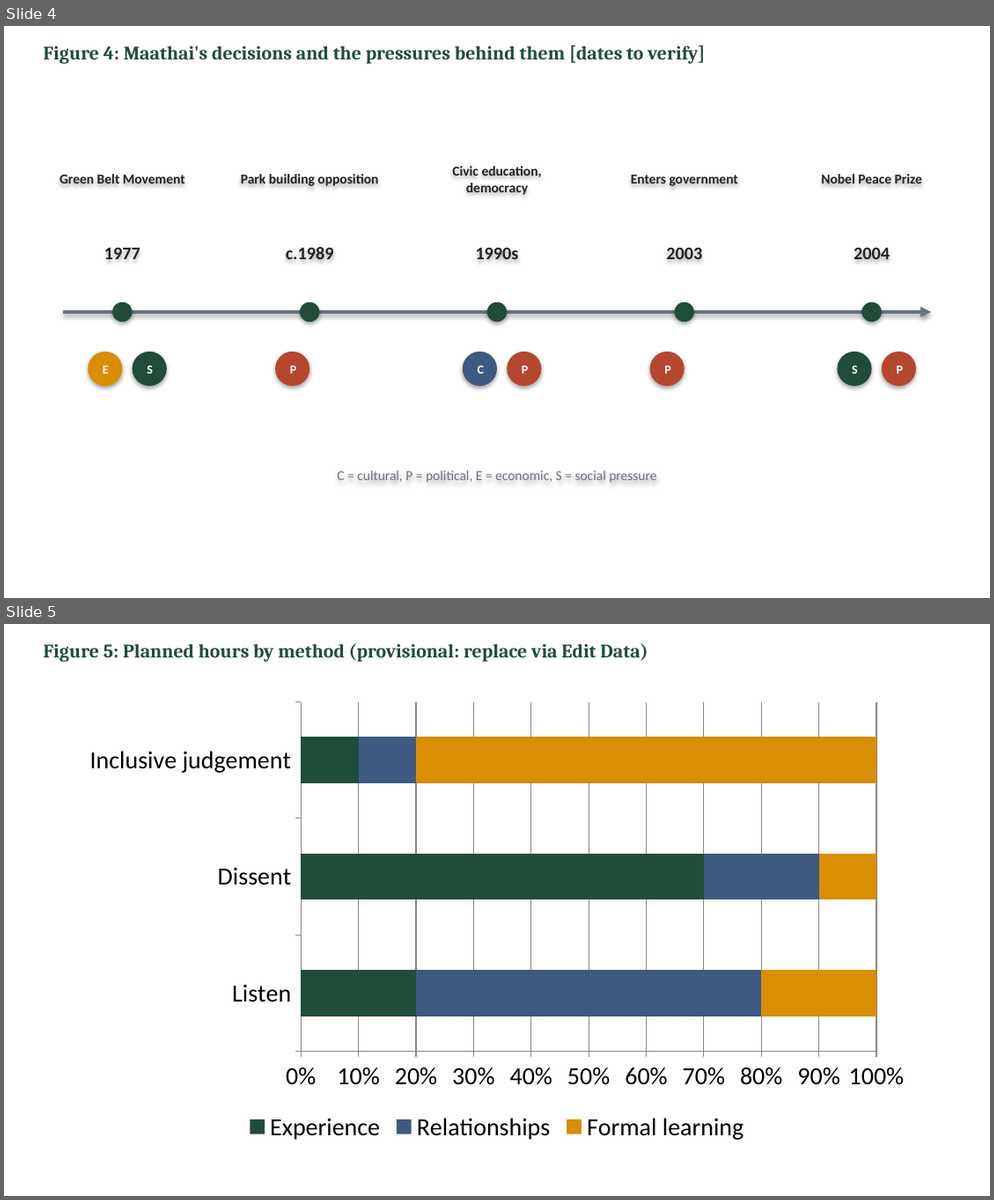
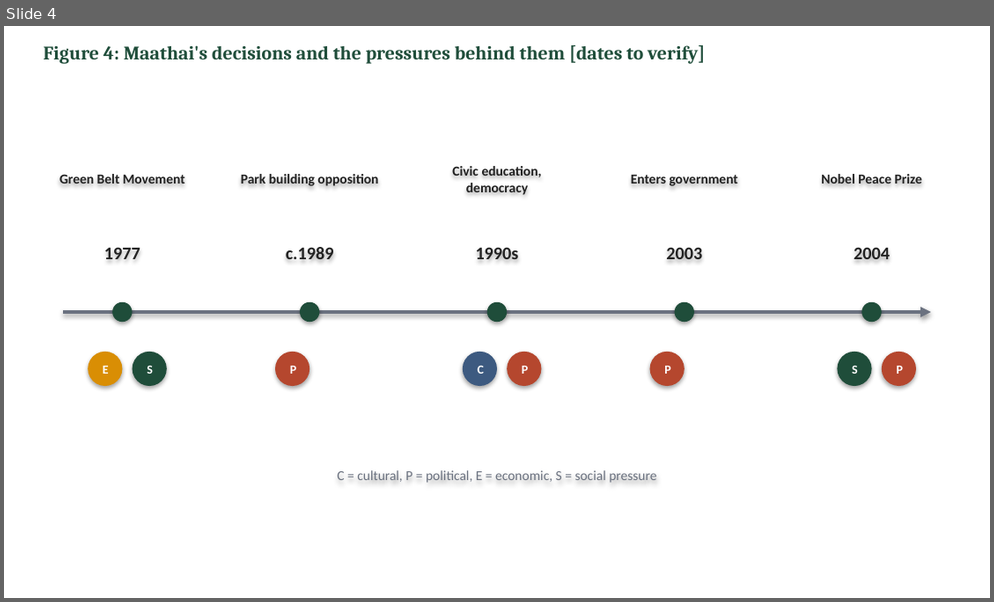
Before and after one commit to karanrg22-svg/skill, a slide deck: final/Report2_Adaptive_Challenge_Maathai_Figures.pptx. Shown one above the other, each under a label of ours: slides 4 and 5 before the commit, slide 4 after it. The pictures are 994x1200 and 994x602 pixels, drawn with LibreOffice and Linux fonts; fonts in the diff are those of the drawing. Boxes give left, top, right and bottom in pixels: in the first picture for what was removed or moved away, otherwise in the second. Text is boxed around its words. In the diff, an @@ line names an element or a change of style, - is before the commit and + after.

```diff
--- a/final/Report2_Adaptive_Challenge_Maathai_Figures.pptx
+++ b/final/Report2_Adaptive_Challenge_Maathai_Figures.pptx
@@ slide 5 removed at <box>4,624,990,1196</box>, background #FFFFFF @@
@@ text removed at <box>44,643,647,662</box> @@
-Figure 5: Planned hours by method (provisional: replace via Edit Data)
@@ bar stacked 100% chart removed at <box>73,693,921,1147</box> @@
-categories: Listen, Dissent, Inclusive judgement
-Experience: 20, 70, 10
-Relationships: 60, 20, 10
-Formal learning: 20, 10, 80
```
Also in this commit, not shown: 2 other files.
